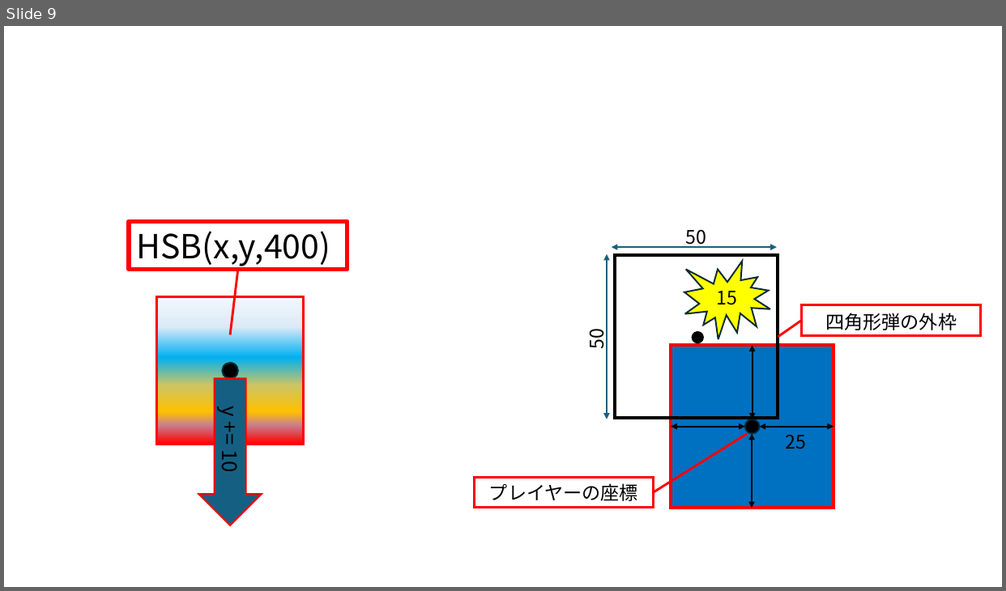
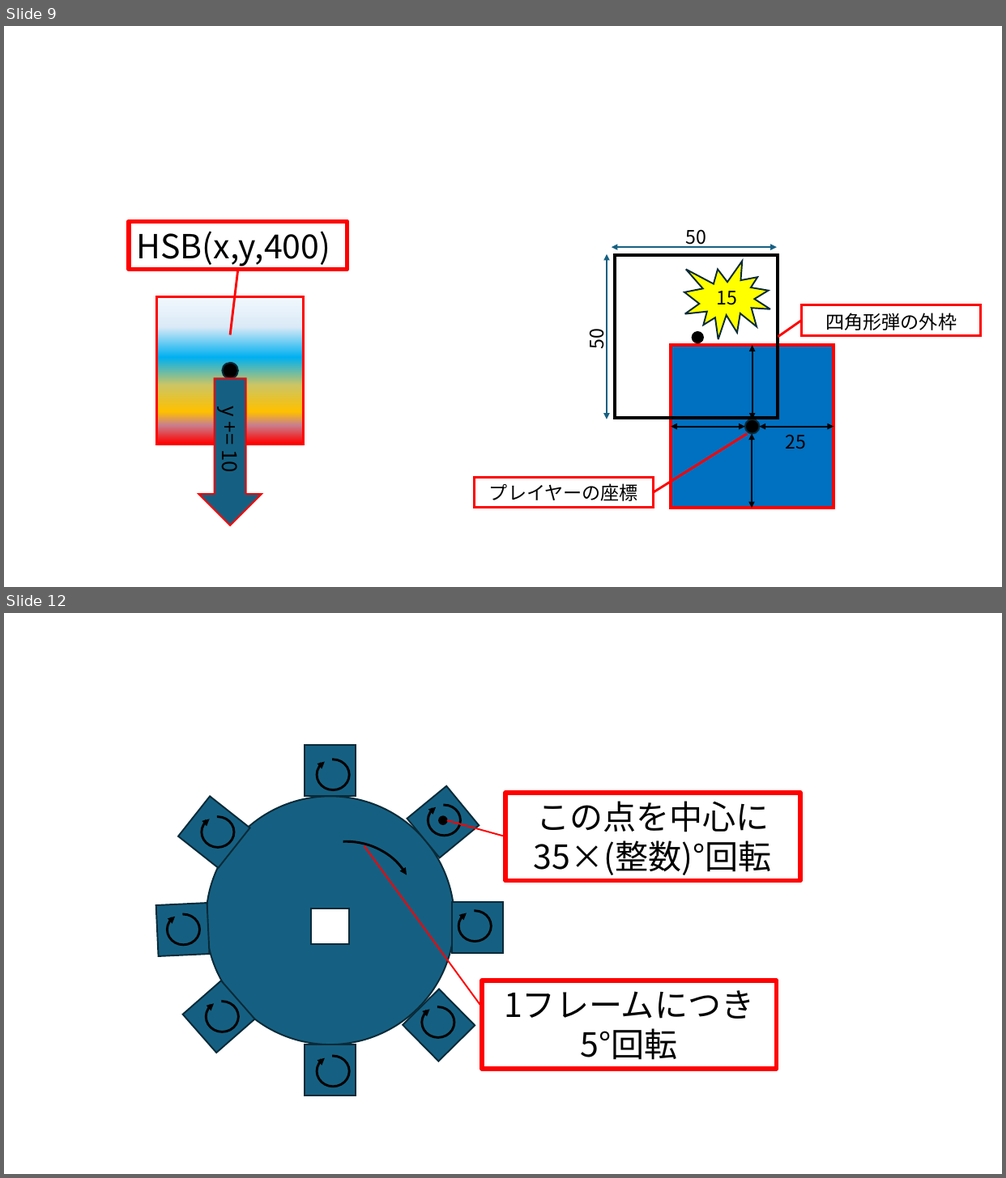
Before and after one commit to kenty86/share, a slide deck: latex/invent2/pptx/説明画像.pptx. Shown one above the other, each under a label of ours: slide 9 before the commit, slides 9 and 12 after it; the slides between them are not shown. The pictures are 1006x591 and 1006x1178 pixels, drawn with LibreOffice and Linux fonts; fonts in the diff are those of the drawing. Boxes give left, top, right and bottom in pixels: in the first picture for what was removed or moved away, otherwise in the second. Text is boxed around its words. In the diff, an @@ line names an element or a change of style, - is before the commit and + after.

```diff
--- a/latex/invent2/pptx/説明画像.pptx
+++ b/latex/invent2/pptx/説明画像.pptx
@@ slide 12 added at <box>4,613,1002,1174</box>, background #FFFFFF @@
@@ rectangle added at <box>305,746,356,796</box>, fill #156082, outline #092A39 1.5 pt @@
@@ arc (boxed as its full ellipse) added at <box>317,760,349,790</box>, outline #000000 2.25 pt @@
@@ rectangle added at <box>179,797,250,868</box>, fill #156082, outline #092A39 1.5 pt @@
@@ ellipse added at <box>206,796,454,1045</box>, fill #156082, outline #092A39 1.5 pt @@
@@ rectangle added at <box>407,786,479,858</box>, fill #156082, outline #092A39 1.5 pt @@
@@ arc (boxed as its full ellipse) added at <box>428,806,460,836</box>, outline #000000 2.25 pt @@
@@ rectangle added at <box>505,793,799,881</box>, outline #FF0000 4.5 pt, 32 pt, text #000000 @@
+この点を中心に
+35×(整数)°回転
@@ arc (boxed as its full ellipse) added at <box>202,816,234,847</box>, outline #000000 2.25 pt @@
@@ ellipse added at <box>439,816,446,824</box>, fill #000000, outline #000000 1.5 pt @@
@@ line added from (447, 820) to (505, 837), #FF0000 1.5 pt @@
@@ arc (boxed as its full ellipse) added at <box>278,842,415,972</box>, outline #000000 2.25 pt @@
@@ line added from (364, 845) to (482, 1007), #FF0000 1.5 pt @@
@@ rectangle added at <box>156,903,210,956</box>, fill #156082, outline #092A39 1.5 pt @@
@@ rectangle added at <box>452,902,503,953</box>, fill #156082, outline #092A39 1.5 pt @@
@@ arc (boxed as its full ellipse) added at <box>167,914,199,945</box>, outline #000000 2.25 pt @@
@@ rectangle added at <box>311,909,349,944</box>, fill #FFFFFF, outline #092A39 1.5 pt @@
@@ arc (boxed as its full ellipse) added at <box>458,911,491,942</box>, outline #000000 2.25 pt @@
@@ rectangle added at <box>183,982,255,1053</box>, fill #156082, outline #092A39 1.5 pt @@
@@ rectangle added at <box>403,990,475,1062</box>, fill #156082, outline #092A39 1.5 pt @@
@@ rectangle added at <box>483,981,777,1069</box>, outline #FF0000 4.5 pt, 32 pt, text #000000 @@
+1フレームにつき5°回転
@@ arc (boxed as its full ellipse) added at <box>206,1002,238,1033</box>, outline #000000 2.25 pt @@
@@ arc (boxed as its full ellipse) added at <box>422,1007,454,1038</box>, outline #000000 2.25 pt @@
@@ rectangle added at <box>305,1045,356,1096</box>, fill #156082, outline #092A39 1.5 pt @@
@@ arc (boxed as its full ellipse) added at <box>317,1056,349,1087</box>, outline #000000 2.25 pt @@
```
Also in this commit, not shown: 3 other slides added, 17 other files.
